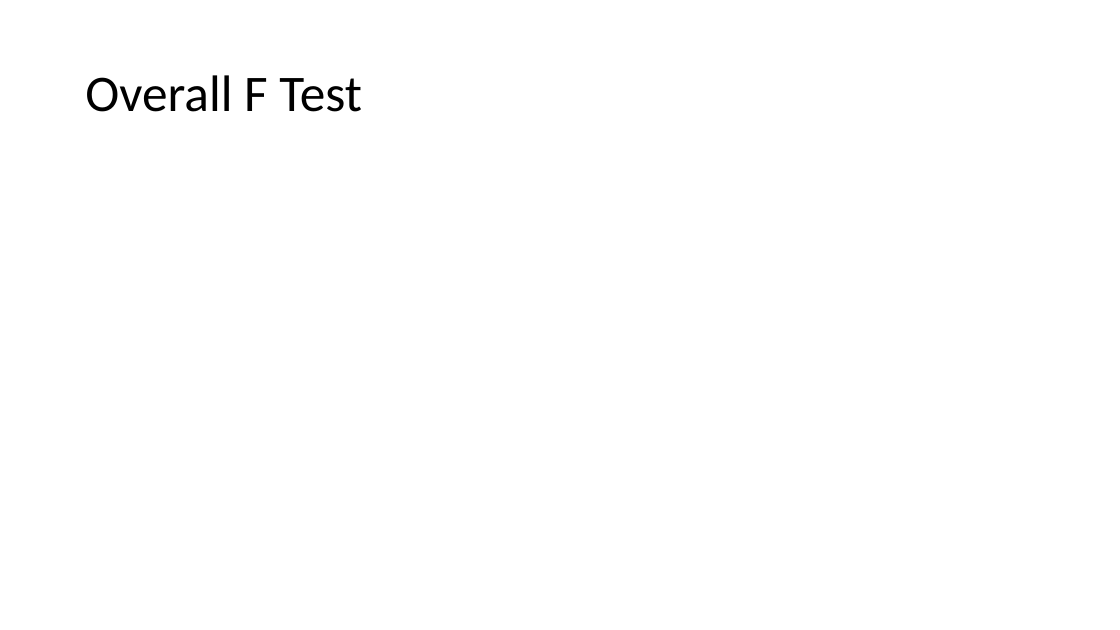
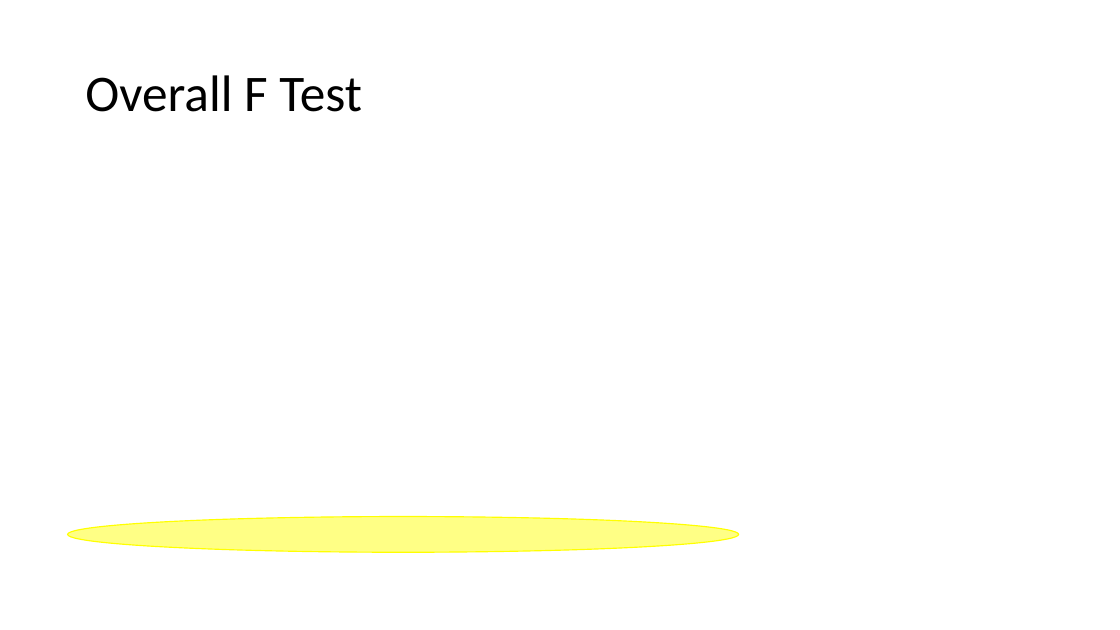
Before and after one commit to USCbiostats/LAsBEST, a slide deck: slide 10 of google-drive/week02/4Thurs/1_Week2_MultipleRegression.pptx. Drawn at 1120x630 pixels with LibreOffice and Linux fonts; fonts in the diff are those of the drawing; grey boxes stand for pictures; background and template pictures are left out. Boxes give left, top, right and bottom in pixels: in the first picture for what was removed or moved away, otherwise in the second. Text is boxed around its words. In the diff, an @@ line names an element or a change of style, - is before the commit and + after.

```diff
--- a/google-drive/week02/4Thurs/1_Week2_MultipleRegression.pptx
+++ b/google-drive/week02/4Thurs/1_Week2_MultipleRegression.pptx
@@ ellipse added at (67, 517, 739, 553), fill #FFFF00 at 48% opacity, outline #FFFF00 1 pt @@
```
Also in this commit, not shown: 3 other slides changed, 1 slide added, 1 other file.
